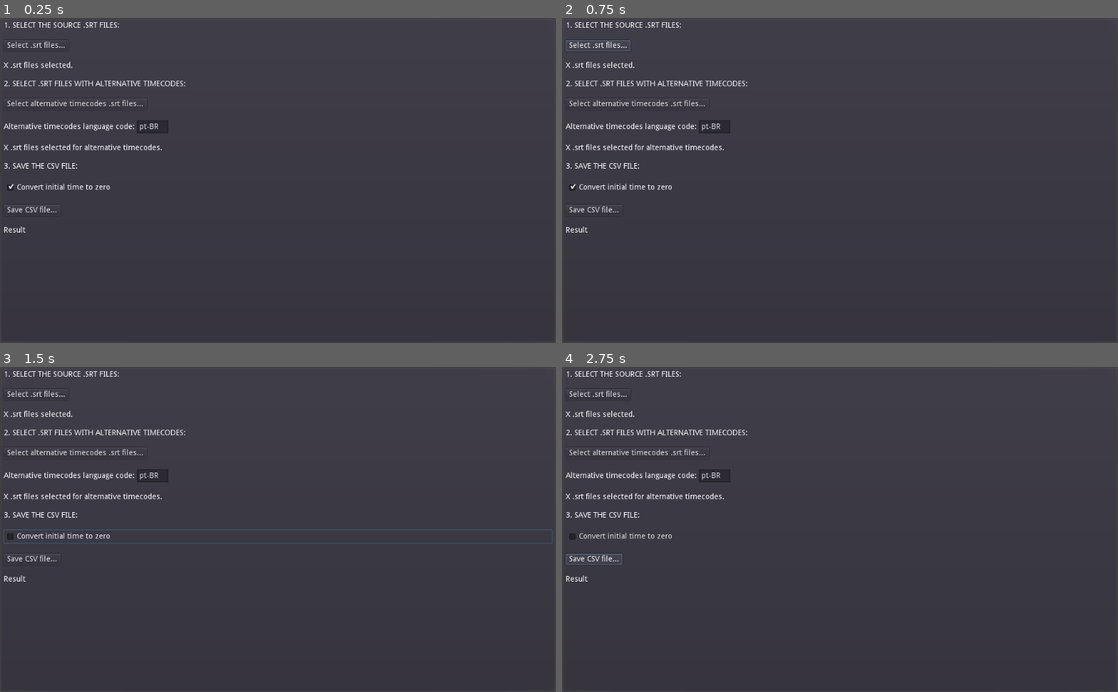
Above: before the commit, frames 1-4 (two rows, left to right).
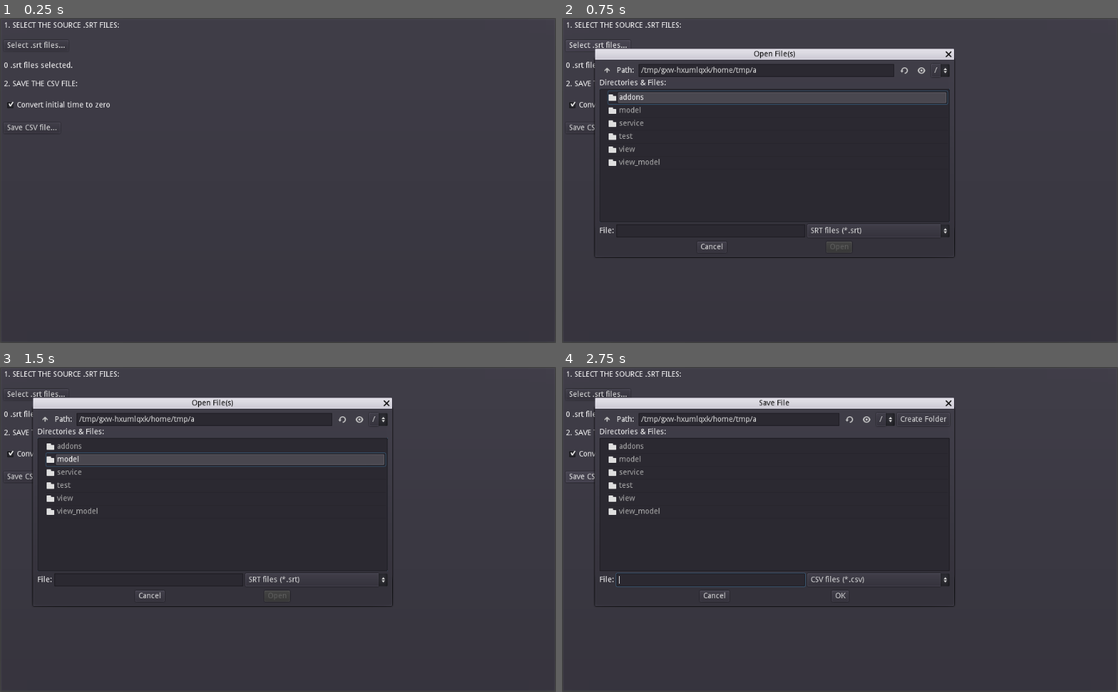
Above: after the commit, the same moments.

Repository: Loomiarts/SRT2CSV
Game: Godot game, scene res://view/main_view.tscn
The game is run twice, just before and just after one commit, with the same random seed, the same clock (stepped at 60 frames per second) and the same inputs.
Inputs:
- Up to frame 1 (0.25 s): no input
- Up to frame 2 (0.75 s): click "Select .srt files..." at 0.5 s
- Up to frame 3 (1.5 s): click "Convert initial time to zero" at 1.25 s
- Up to frame 4 (2.75 s): click "Save CSV file..." at 2 s

The runs differ from the first frame. In frame 1, 1.6% of the frame differs, in the area x 0-34%, y 13-67%; in frame 2, 6.0%; in frame 3, 6.7%, in the area x 0-100%, y 9-74%; in frame 4, 6.1%.

Commit message:
New service class for the subtitles.

Diff:
--- a/model/s51_subtitle.gd
+++ b/model/s51_subtitle.gd
@@ -23,5 +23,5 @@
 	var result = "%s\n" % time.to_string()
 	for language_code in alternative_timecodes_by_language_code:
 		result += "(%s) %s\n" % [language_code, alternative_timecodes_by_language_code[language_code].to_string()]
-	result += "%s\n\n" % text
+	result += text
 	return result
--- a/model/srt_file.gd
+++ b/model/srt_file.gd
@@ -20,7 +20,19 @@
 	var subtitles = []
 	for regex_match in regex_matches:
 		var subtitle = SRTSubtitle.new()
-		subtitle.time = regex_match.strings[1]
+		subtitle.time.string_value = regex_match.strings[1]
 		subtitle.text = regex_match.strings[2]
 		subtitles.append(subtitle)
 	return subtitles
+
+
+func convert_to_internal_format_subtitles() -> String:
+	var result = ""
+	var srt_subtitles = get_subtitles()
+	for srt_subtitle in srt_subtitles:
+		if result.length() > 0:
+			result += "\n\n"
+		var s51_subtitle = S51Subtitle.new()
+		s51_subtitle.initialize_with_srt_subtitle(srt_subtitle)
+		result += s51_subtitle.to_string()
+	return result
--- a/project.godot
+++ b/project.godot
@@ -30,6 +30,11 @@
 "path": "res://model/srt_subtitle.gd"
 }, {
 "base": "Reference",
+"class": "SubtitleService",
+"language": "GDScript",
+"path": "res://service/subtitle_service.gd"
+}, {
+"base": "Reference",
 "class": "Timecode",
 "language": "GDScript",
 "path": "res://model/timecode.gd"
@@ -54,6 +59,7 @@
 "S51Subtitle": "",
 "SRTFile": "",
 "SRTSubtitle": "",
+"SubtitleService": "",
 "Timecode": "",
 "TimecodeSpan": "",
 "WAT": "",
--- /dev/null
+++ b/service/subtitle_service.gd
@@ -0,0 +1,64 @@
+class_name SubtitleService
+extends Reference
+
+
+func convert_srt_files_to_csv_file(srt_files_paths: Array, csv_file_path: String):
+	var keys = []
+	var subtitles_by_key = {}
+	for srt_file_path in srt_files_paths:
+		var srt_file = load_srt_file(srt_file_path)
+		var key = srt_file.get_name_without_extension()
+		keys.append(key)
+		subtitles_by_key[key] = srt_file.convert_to_internal_format_subtitles()
+	keys.sort()
+	var csv_rows_and_columns = []
+	csv_rows_and_columns.append(["Key", "SourceString", "Comment"])
+	for key in keys:
+		csv_rows_and_columns.append([key, subtitles_by_key[key]])
+	save_csv(csv_rows_and_columns, csv_file_path)
+
+
+func convert_srt_files_to_csv_rows_and_columns(srt_files: Array) -> Array:
+	var keys = []
+	var subtitles_by_key = {}
+	for srt_file in srt_files:
+		var key = srt_file.get_name_without_extension()
+		keys.append(key)
+		subtitles_by_key[key] = srt_file.convert_to_internal_format_subtitles()
+	keys.sort()
+	var csv_rows_and_columns = []
+	csv_rows_and_columns.append(["Key", "SourceString", "Comment"])
+	for key in keys:
+		csv_rows_and_columns.append([key, subtitles_by_key[key]])
+	return csv_rows_and_columns
+
+
+func load_srt_file(path: String) -> SRTFile:
+	var srt_file = SRTFile.new()
+	srt_file.file_path = path
+	var file = File.new()
+	file.open(path, File.READ)
+	srt_file.content = file.get_as_text()
+	return srt_file
+
+
+func save_csv(rows_and_columns: Array, file_path: String):
+	var file_content = convert_rows_and_columns_to_csv(rows_and_columns)
+	var file = File.new()
+	file.open(file_path, File.WRITE)
+	file.store_string(file_content)
+	file.close()
+
+
+func convert_rows_and_columns_to_csv(rows_and_columns: Array) -> String:
+	var csv = ""
+	for row in rows_and_columns:
+		if csv.length() > 0:
+			csv += "\n"
+		var column_str = ""
+		for column in row:
+			if column_str.length() > 0:
+				column_str += ","
+			column_str += "\"%s\"" % column.replace("\"", "\"\"")
+		csv += column_str
+	return csv
--- a/test/model/s51_subtitle_test.gd
+++ b/test/model/s51_subtitle_test.gd
@@ -52,7 +52,7 @@
 	subtitle.text = "Example text."
 
 	# then:
-	asserts.is_equal(subtitle.to_string(), "00:01:15,123 --> 00:02:15,123\nExample text.\n\n")
+	asserts.is_equal(subtitle.to_string(), "00:01:15,123 --> 00:02:15,123\nExample text.")
 
 
 func test_to_with_alternative_timecodes():
@@ -64,4 +64,4 @@
 	subtitle.text = "Example text."
 
 	# then:
-	asserts.is_equal(subtitle.to_string(), "00:01:15,123 --> 00:02:15,123\n(pt-BR) 00:02:15,123 --> 00:03:15,123\nExample text.\n\n")
+	asserts.is_equal(subtitle.to_string(), "00:01:15,123 --> 00:02:15,123\n(pt-BR) 00:02:15,123 --> 00:03:15,123\nExample text.")
--- a/test/model/srt_file_test.gd
+++ b/test/model/srt_file_test.gd
@@ -38,3 +38,25 @@
 	asserts.is_equal(subtitles[0].text, "Line 1,\nline 2.")
 	asserts.is_equal(subtitles[1].time.to_string(), "00:00:20,000 --> 00:00:30,000")
 	asserts.is_equal(subtitles[1].text, "Line 3,\nline 4,\nline 5.")
+
+
+func test_should_convert_to_internal_format():
+	# given:
+	srt_file.content = """
+1
+00:00:00,000 --> 00:00:10,000
+Line 1.
+
+2
+00:00:20,000 --> 00:00:30,000
+Line 2."""
+
+	# when:
+	var result = srt_file.convert_to_internal_format_subtitles()
+
+	# then:
+	asserts.is_equal(result, """00:00:00,000 --> 00:00:10,000
+Line 1.
+
+00:00:20,000 --> 00:00:30,000
+Line 2.""")
--- /dev/null
+++ b/test/service/subtitle_service_test.gd
@@ -0,0 +1,64 @@
+extends WAT.Test
+
+var service: SubtitleService
+
+
+func pre():
+	service = SubtitleService.new()
+
+
+func test_should_convert_to_csv():
+	# given:
+	var rows_and_columns = [
+		["value", "other value", "yet other value"],
+		["value with\nnew line", "value with \"quotes\""]
+	]
+
+	# when:
+	var result = service.convert_rows_and_columns_to_csv(rows_and_columns)
+
+	# then:
+	asserts.is_equal(result, "\"value\",\"other value\",\"yet other value\"\n\"value with\nnew line\",\"value with \"\"quotes\"\"\"")
+
+
+func test_should_convert_srt_files_to_csv_rows_and_columns():
+	# given:
+	var srt1 = SRTFile.new()
+	srt1.file_path = "srts/sub1.srt"
+	srt1.content = """1
+00:00:00,000 --> 00:00:02,000
+Line 1.
+
+2
+00:00:02,000 --> 00:00:04,000
+Line 2."""
+
+	var srt2 = SRTFile.new()
+	srt2.file_path = "srts/sub2.srt"
+	srt2.content = """1
+00:00:00,000 --> 00:00:02,000
+Another line."""
+
+	# when:
+	var result = service.convert_srt_files_to_csv_rows_and_columns([srt1, srt2])
+
+	# then:
+	var subtitles_internal_format1 = """00:00:00,000 --> 00:00:02,000
+Line 1.
+
+00:00:02,000 --> 00:00:04,000
+Line 2."""
+
+	var subtitles_internal_format2 = """00:00:00,000 --> 00:00:02,000
+Another line."""
+	print(result)
+	print([
+		["Key", "SourceString", "Comment"],
+		["sub1", subtitles_internal_format1],
+		["sub2", subtitles_internal_format2],
+	])
+	asserts.is_equal(result, [
+		["Key", "SourceString", "Comment"],
+		["sub1", subtitles_internal_format1],
+		["sub2", subtitles_internal_format2],
+	])
--- /dev/null
+++ b/view/main_view.gd
@@ -0,0 +1,36 @@
+extends Control
+
+
+var view_model: MainViewModel
+
+
+func _ready():
+	view_model = MainViewModel.new()
+	_refresh_ui()
+
+
+func _refresh_ui():
+	$PanelContainer/VBox/XFilesSelectedLabel.text = "%d .srt files selected." % view_model.srt_files_paths.size()
+	$PanelContainer/VBox/ConvertInitialTimeToZeroCheckBox.pressed = view_model.convert_initial_time_to_zero
+
+
+func _on_ConvertInitialTimeToZeroCheckBox_toggled(button_pressed):
+	view_model.convert_initial_time_to_zero = button_pressed
+
+
+func _on_SelectSRTButton_pressed():
+	$OpenSrcFilesDialog.popup()
+
+
+func _on_SaveButton_pressed():
+	$SaveFileDialog.popup()
+
+
+func _on_OpenSrcFilesDialog_files_selected(paths):
+	view_model.srt_files_paths = Array(paths)
+	_refresh_ui()
+
+
+func _on_SaveFileDialog_file_selected(path):
+	view_model.save_csv(path)
+	$PanelContainer/VBox/ResultLabel.visible = true
--- a/view/main_view.tscn
+++ b/view/main_view.tscn
@@ -1,8 +1,14 @@
-[gd_scene format=2]
+[gd_scene load_steps=2 format=2]
+
+[ext_resource path="res://view/main_view.gd" type="Script" id=1]
 
 [node name="MainView" type="Control"]
 anchor_right = 1.0
 anchor_bottom = 1.0
+script = ExtResource( 1 )
+__meta__ = {
+"_edit_use_anchors_": false
+}
 
 [node name="PanelContainer" type="PanelContainer" parent="."]
 anchor_right = 1.0
@@ -38,6 +44,7 @@
 text = "X .srt files selected."
 
 [node name="Step2Label" type="Label" parent="PanelContainer/VBox"]
+visible = false
 margin_top = 108.0
 margin_right = 1010.0
 margin_bottom = 122.0
@@ -45,16 +52,18 @@
 uppercase = true
 
 [node name="SelectAlternativeTimecodesSRTButton" type="Button" parent="PanelContainer/VBox"]
-margin_top = 142.0
+visible = false
+margin_top = 108.0
 margin_right = 263.0
-margin_bottom = 162.0
+margin_bottom = 128.0
 size_flags_horizontal = 0
 text = "Select alternative timecodes .srt files..."
 
 [node name="HBox" type="HBoxContainer" parent="PanelContainer/VBox"]
-margin_top = 182.0
+visible = false
+margin_top = 108.0
 margin_right = 1010.0
-margin_bottom = 206.0
+margin_bottom = 132.0
 __meta__ = {
 "_edit_use_anchors_": false
 }
@@ -69,40 +78,69 @@
 margin_left = 245.0
 margin_right = 303.0
 margin_bottom = 24.0
-text = "pt-BR"
 
 [node name="XAlternativeTimecodesFilesSelectedLabel" type="Label" parent="PanelContainer/VBox"]
-margin_top = 226.0
+visible = false
+margin_top = 108.0
 margin_right = 1010.0
-margin_bottom = 240.0
+margin_bottom = 122.0
 text = "X .srt files selected for alternative timecodes."
 
 [node name="Step3Label" type="Label" parent="PanelContainer/VBox"]
-margin_top = 260.0
+margin_top = 108.0
 margin_right = 1010.0
-margin_bottom = 274.0
-text = "3. Save the CSV file:"
+margin_bottom = 122.0
+text = "2. Save the CSV file:"
 uppercase = true
 
-[node name="CheckBox" type="CheckBox" parent="PanelContainer/VBox"]
-margin_top = 294.0
+[node name="ConvertInitialTimeToZeroCheckBox" type="CheckBox" parent="PanelContainer/VBox"]
+margin_top = 142.0
 margin_right = 1010.0
-margin_bottom = 318.0
-pressed = true
+margin_bottom = 166.0
 text = "Convert initial time to zero"
 __meta__ = {
 "_edit_use_anchors_": false
 }
 
 [node name="SaveButton" type="Button" parent="PanelContainer/VBox"]
-margin_top = 338.0
+margin_top = 186.0
 margin_right = 104.0
-margin_bottom = 358.0
+margin_bottom = 206.0
 size_flags_horizontal = 0
 text = "Save CSV file..."
 
 [node name="ResultLabel" type="Label" parent="PanelContainer/VBox"]
-margin_top = 378.0
+visible = false
+margin_top = 226.0
 margin_right = 1010.0
-margin_bottom = 392.0
-text = "Result"
+margin_bottom = 240.0
+text = "Saved!"
+
+[node name="OpenSrcFilesDialog" type="FileDialog" parent="."]
+margin_left = 61.0
+margin_top = 77.0
+margin_right = 722.0
+margin_bottom = 441.0
+window_title = "Open File(s)"
+mode = 1
+access = 2
+filters = PoolStringArray( "*.srt ; SRT files" )
+current_dir = "/Projects/SRT2CSV"
+current_path = "/Projects/SRT2CSV/"
+
+[node name="SaveFileDialog" type="FileDialog" parent="."]
+margin_left = 61.0
+margin_top = 77.0
+margin_right = 722.0
+margin_bottom = 441.0
+window_title = "Save File"
+access = 2
+filters = PoolStringArray( "*.csv ; CSV files" )
+current_dir = "/Projects/SRT2CSV"
+current_path = "/Projects/SRT2CSV/"
+
+[connection signal="pressed" from="PanelContainer/VBox/SelectSRTButton" to="." method="_on_SelectSRTButton_pressed"]
+[connection signal="toggled" from="PanelContainer/VBox/ConvertInitialTimeToZeroCheckBox" to="." method="_on_ConvertInitialTimeToZeroCheckBox_toggled"]
+[connection signal="pressed" from="PanelContainer/VBox/SaveButton" to="." method="_on_SaveButton_pressed"]
+[connection signal="files_selected" from="OpenSrcFilesDialog" to="." method="_on_OpenSrcFilesDialog_files_selected"]
+[connection signal="file_selected" from="SaveFileDialog" to="." method="_on_SaveFileDialog_file_selected"]
--- a/view_model/main_view_model.gd
+++ b/view_model/main_view_model.gd
@@ -9,5 +9,8 @@
 
 var alternative_timecode_srt_files_paths = []
 
+var subtitle_service = SubtitleService.new()
+
+
 func save_csv(file_path):
-	pass
+	subtitle_service.convert_srt_files_to_csv_file(srt_files_paths, file_path)
Not shown, changed: test/results/results.xml
